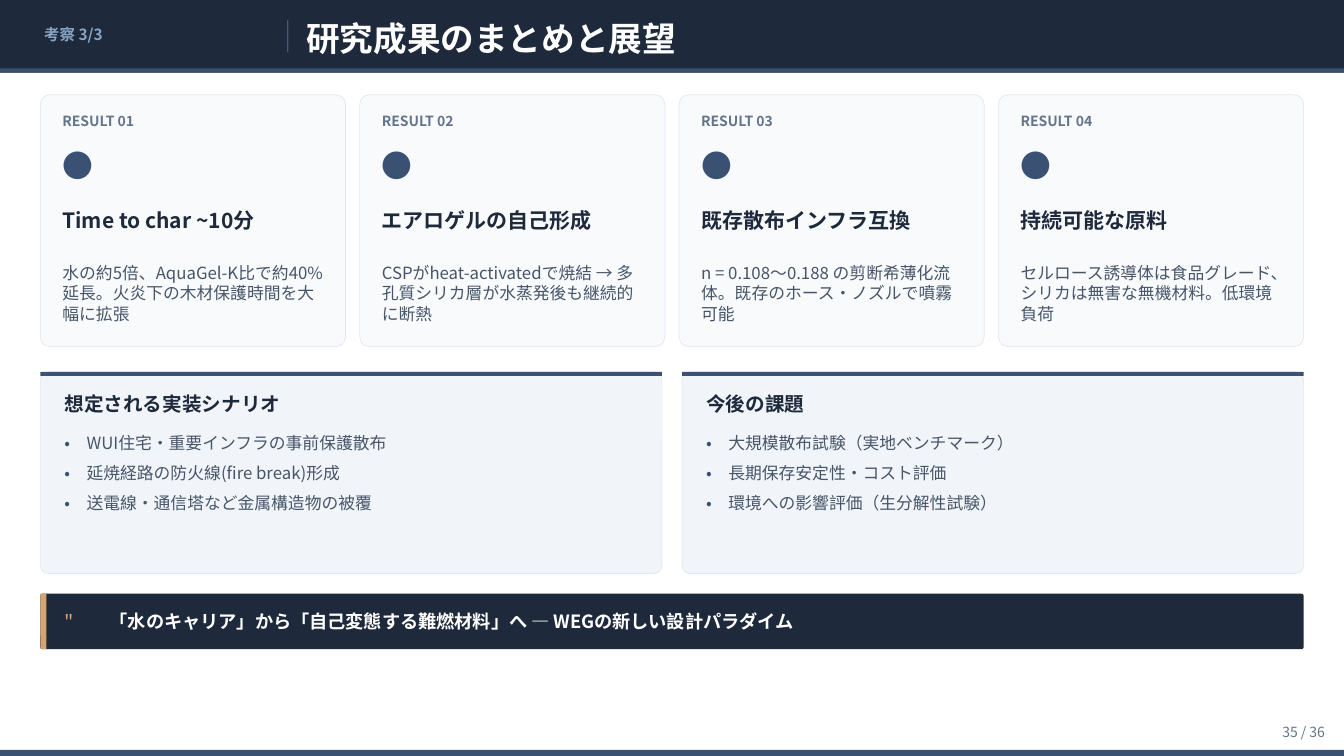
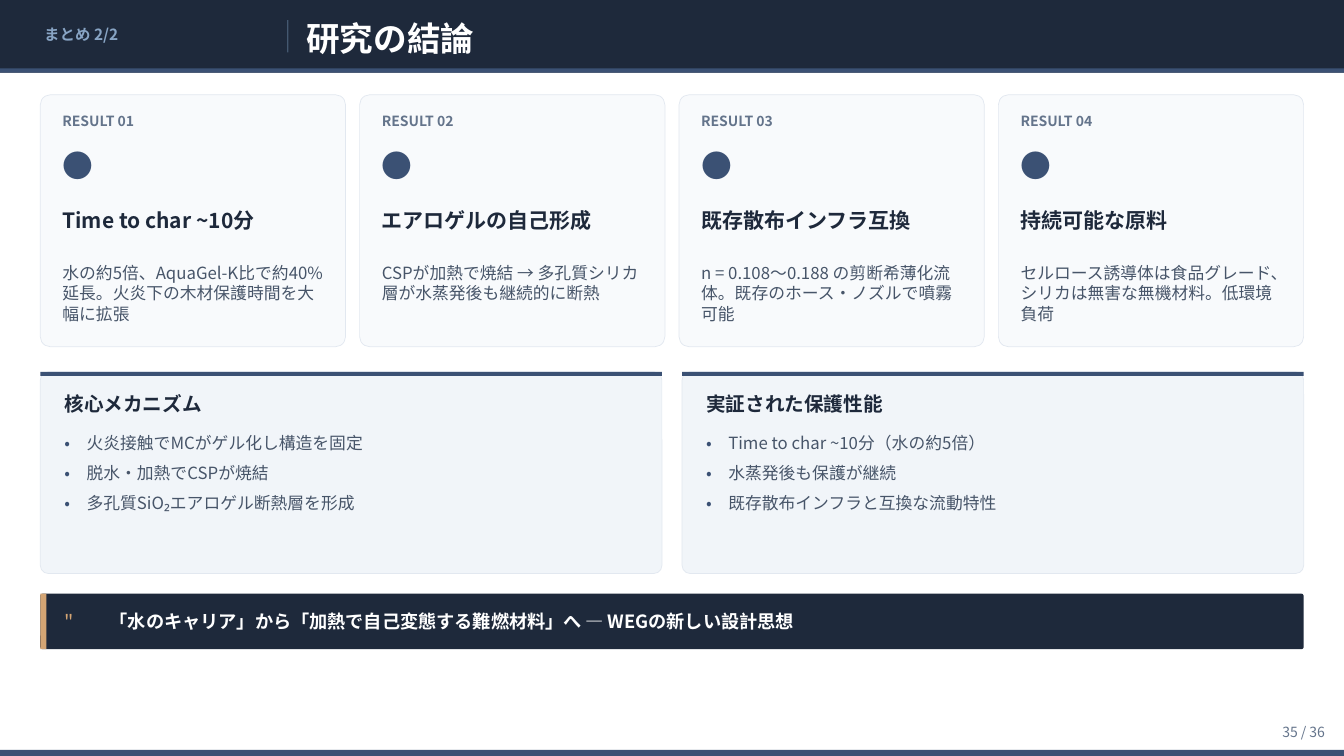
Before and after one commit to ytaisei0525-design/my-first-claude, a slide deck: slide 35 of slides.pptx. Drawn at 1344x756 pixels with LibreOffice and Linux fonts; fonts in the diff are those of the drawing. Boxes give left, top, right and bottom in pixels: in the first picture for what was removed or moved away, otherwise in the second. Text is boxed around its words. In the diff, an @@ line names an element or a change of style, - is before the commit and + after.

```diff
--- a/slides.pptx
+++ b/slides.pptx
@@ text at (44,27,118,43): text changed @@
-考察 3/3
+まとめ 2/2
@@ text at (306,22,474,54): text changed @@
-研究成果のまとめと展望
+研究の結論
@@ text at (382,265,639,301): text changed @@
-CSPがheat-activatedで焼結 → 多孔質シリカ層が水蒸発後も継続的に断熱
+CSPが加熱で焼結 → 多孔質シリカ層が水蒸発後も継続的に断熱
@@ text at (64,394,201,413): text changed @@
-想定される実装シナリオ
+核心メカニズム
@@ text at (706,394,883,413): text changed @@
-今後の課題
+実証された保護性能
@@ text at (87,435,363,451): text changed @@
-WUI住宅・重要インフラの事前保護散布
+火炎接触でMCがゲル化し構造を固定
@@ text at (728,435,985,451): text changed @@
-大規模散布試験（実地ベンチマーク）
+Time to char ~10分（水の約5倍）
@@ text at (87,465,269,481): text changed @@
-延焼経路の防火線(fire break)形成
+脱水・加熱でCSPが焼結
@@ text at (728,465,896,481): text changed @@
-長期保存安定性・コスト評価
+水蒸発後も保護が継続
@@ text at (87,495,355,511): text changed @@
-送電線・通信塔など金属構造物の被覆
+多孔質SiO₂エアロゲル断熱層を形成
@@ text at (728,495,996,511): text changed @@
-環境への影響評価（生分解性試験）
+既存散布インフラと互換な流動特性
@@ text at (110,612,794,630): text changed @@
-「水のキャリア」から「自己変態する難燃材料」へ ― WEGの新しい設計パラダイム
+「水のキャリア」から「加熱で自己変態する難燃材料」へ ― WEGの新しい設計思想
```
Also in this commit, not shown: 1 slide added, 1 slide removed, 3 other files.
